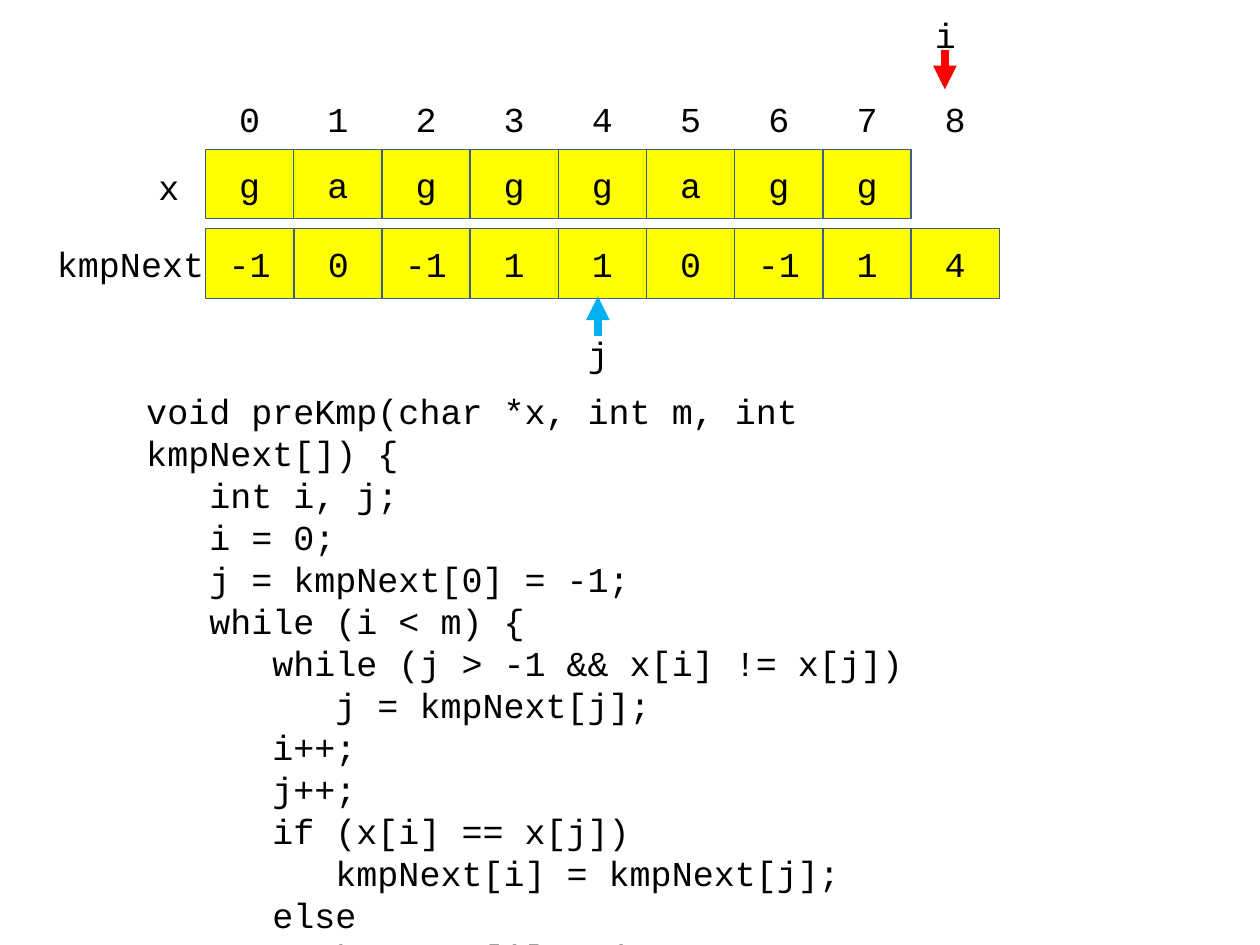
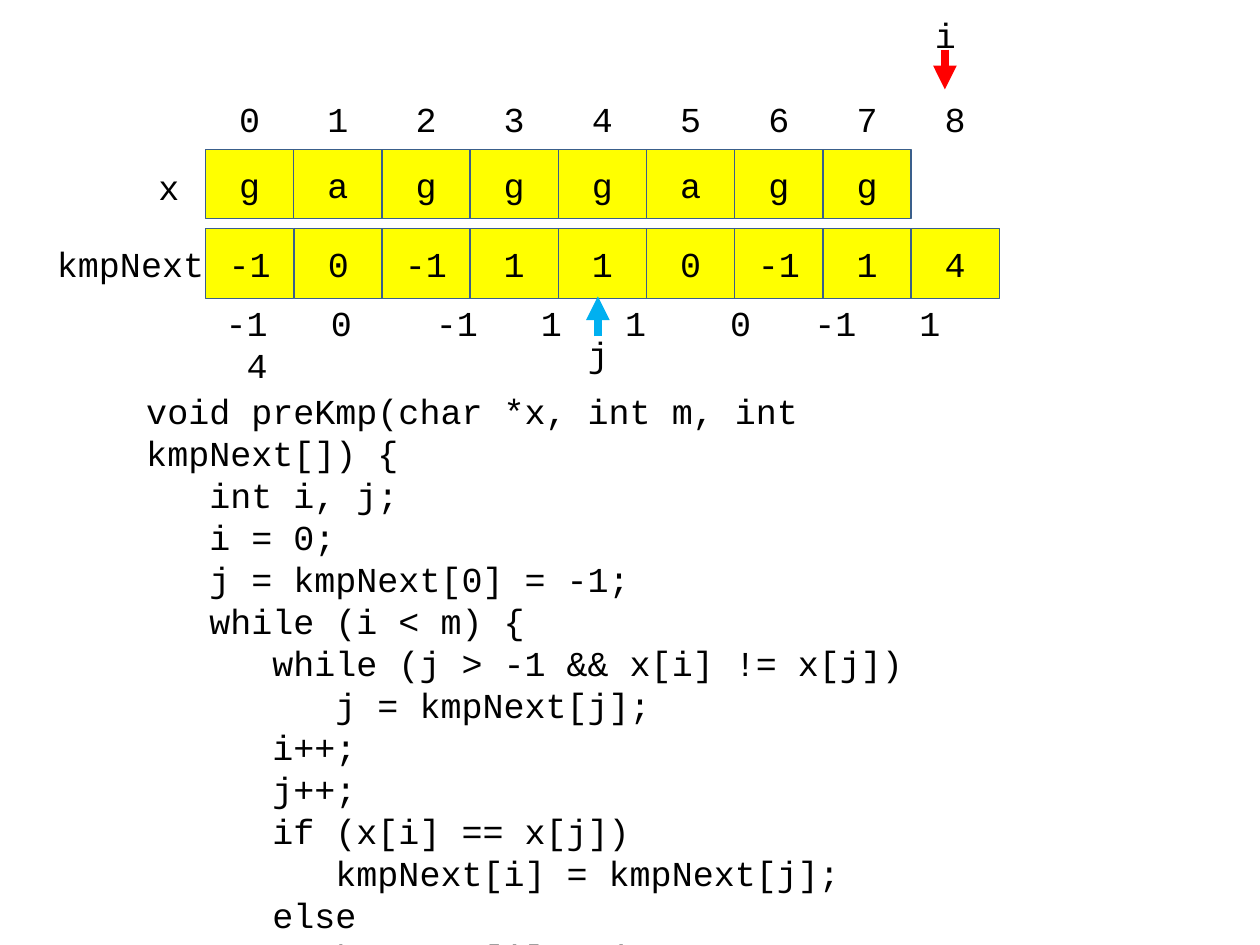
Before and after one commit to chisun-joung/osdsalgo_c, a slide deck: slide 23 of 04_day.pptx. Drawn at 1260x945 pixels with LibreOffice and Linux fonts; fonts in the diff are those of the drawing. Boxes give left, top, right and bottom in pixels: in the first picture for what was removed or moved away, otherwise in the second. Text is boxed around its words. In the diff, an @@ line names an element or a change of style, - is before the commit and + after.

```diff
--- a/04_day.pptx
+++ b/04_day.pptx
@@ text added at bbox=[226, 312, 940, 378], 20 pt, text #000000 @@
+-1 0 -1 1 1 0 -1 1 4
```
Also in this commit, not shown: 2 other slides changed, 8 slides added, 3 other files.
